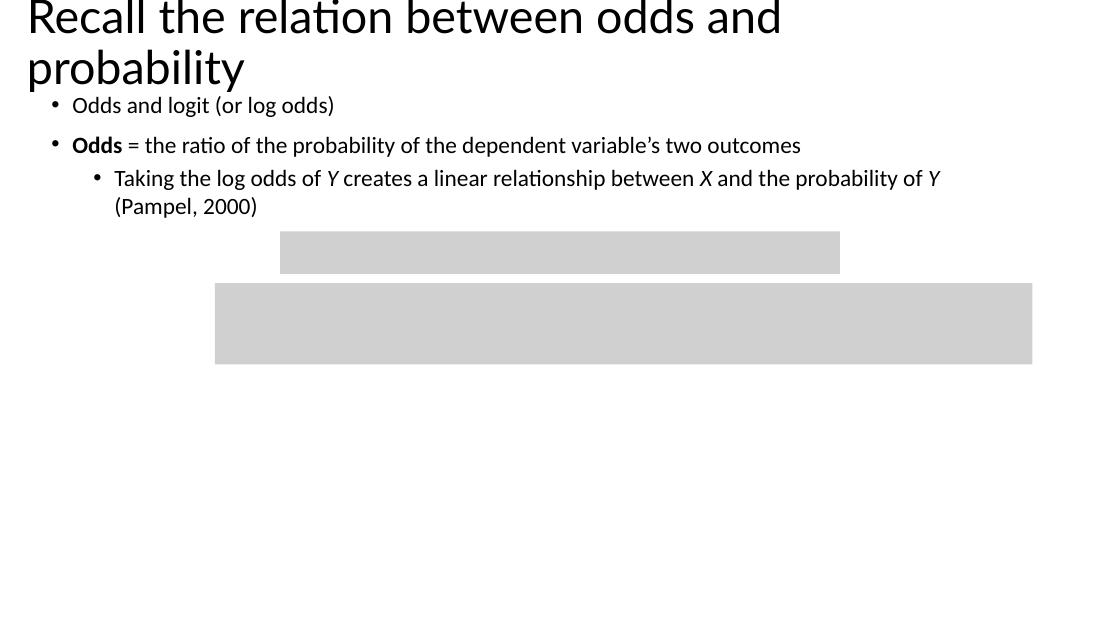
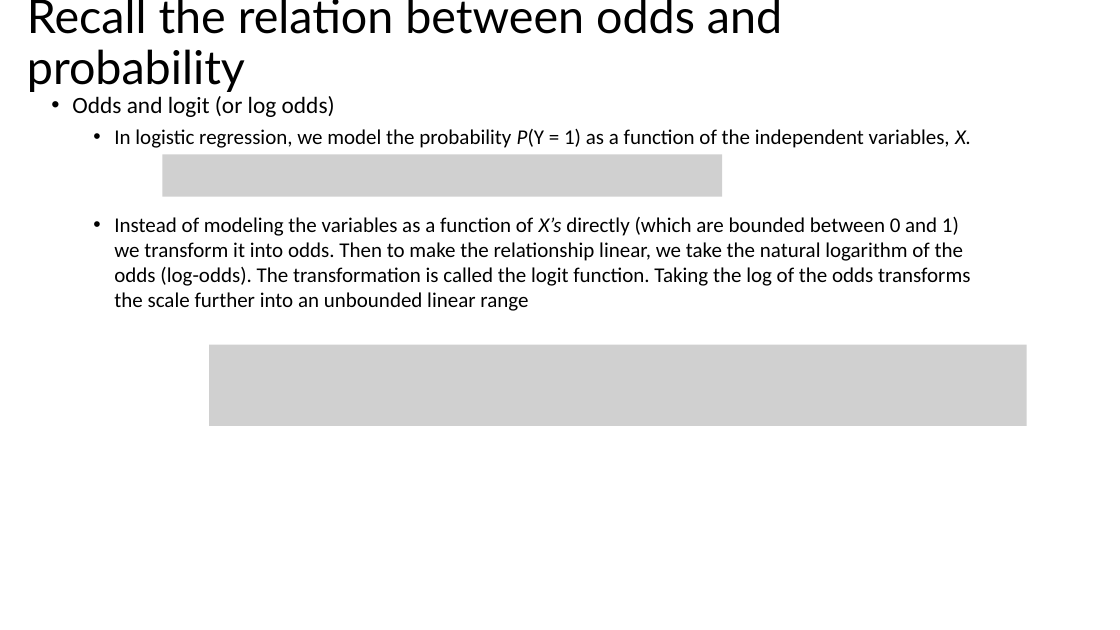
Before and after one commit to bigdataforsocialjustice/stats-for-social-justice, a slide deck: slide 9 of slides/logistic/logistic_regression.pptx. Drawn at 1120x630 pixels with LibreOffice and Linux fonts; fonts in the diff are those of the drawing; grey boxes stand for pictures. Boxes give left, top, right and bottom in pixels: in the first picture for what was removed or moved away, otherwise in the second. Text is boxed around its words. In the diff, an @@ line names an element or a change of style, - is before the commit and + after.

```diff
--- a/slides/logistic/logistic_regression.pptx
+++ b/slides/logistic/logistic_regression.pptx
@@ text at <box>114,129,971,311</box>: text changed; size 20 to 18 pt @@
-• Odds = the ratio of the probability of the dependent variable’s two outcomes
-  • Taking the log odds of Y creates a linear relationship between X and the probability of Y (Pampel, 2000)
+  • In logistic regression, we model the probability P(Y = 1) as a function of the independent variables, X.
+  • Instead of modeling the variables as a function of X’s directly (which are bounded between 0 and 1) we transform it into odds. Then to make the relationship linear, we take the natural logarithm of the odds (log-odds). The transformation is called the logit function. Taking the log of the odds transforms the scale further into an unbounded linear range
@@ picture added at <box>162,155,723,197</box> @@
@@ picture removed at <box>280,232,840,274</box> @@
@@ picture removed at <box>215,283,1033,365</box> @@
@@ picture added at <box>209,344,1027,426</box> @@
```
Also in this commit, not shown: 2 other slides changed, 2 slides added.
